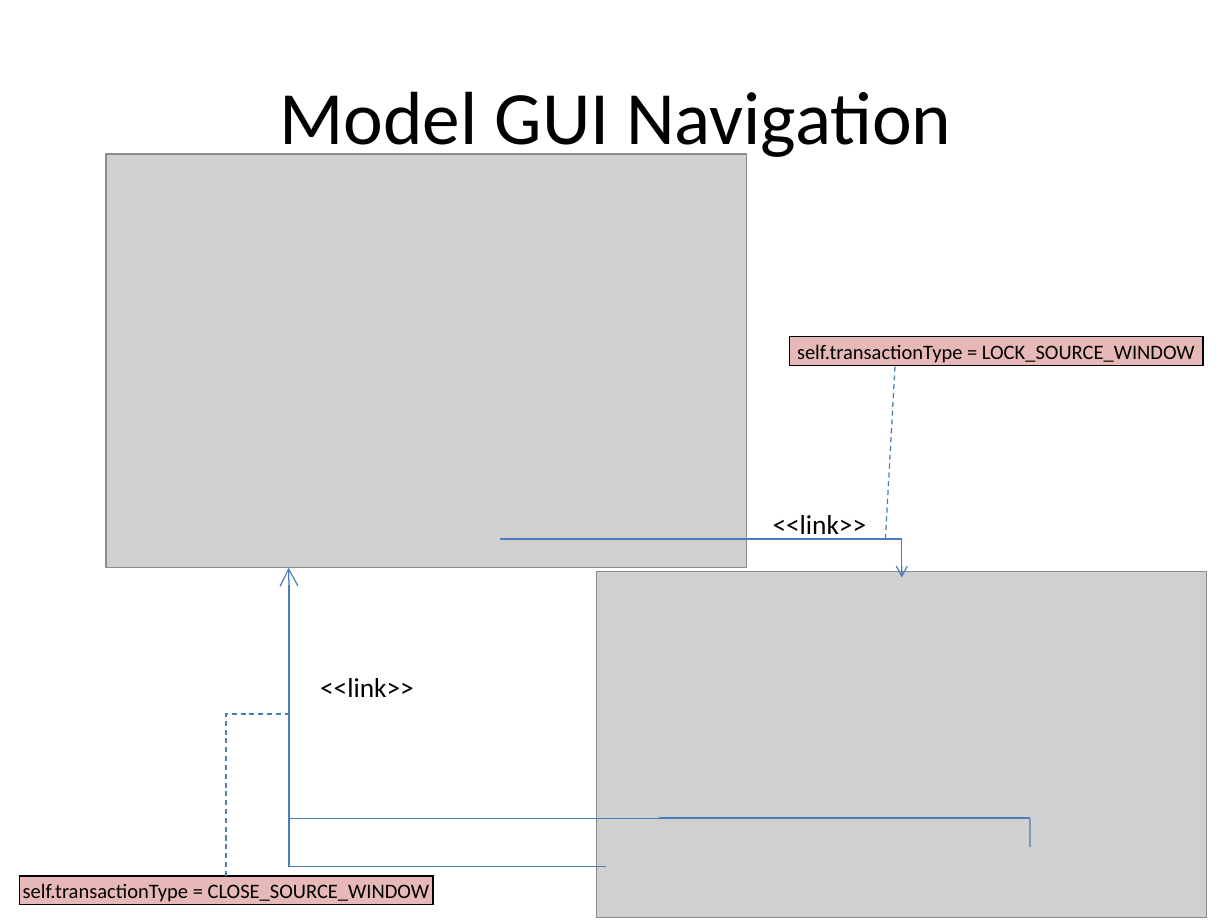
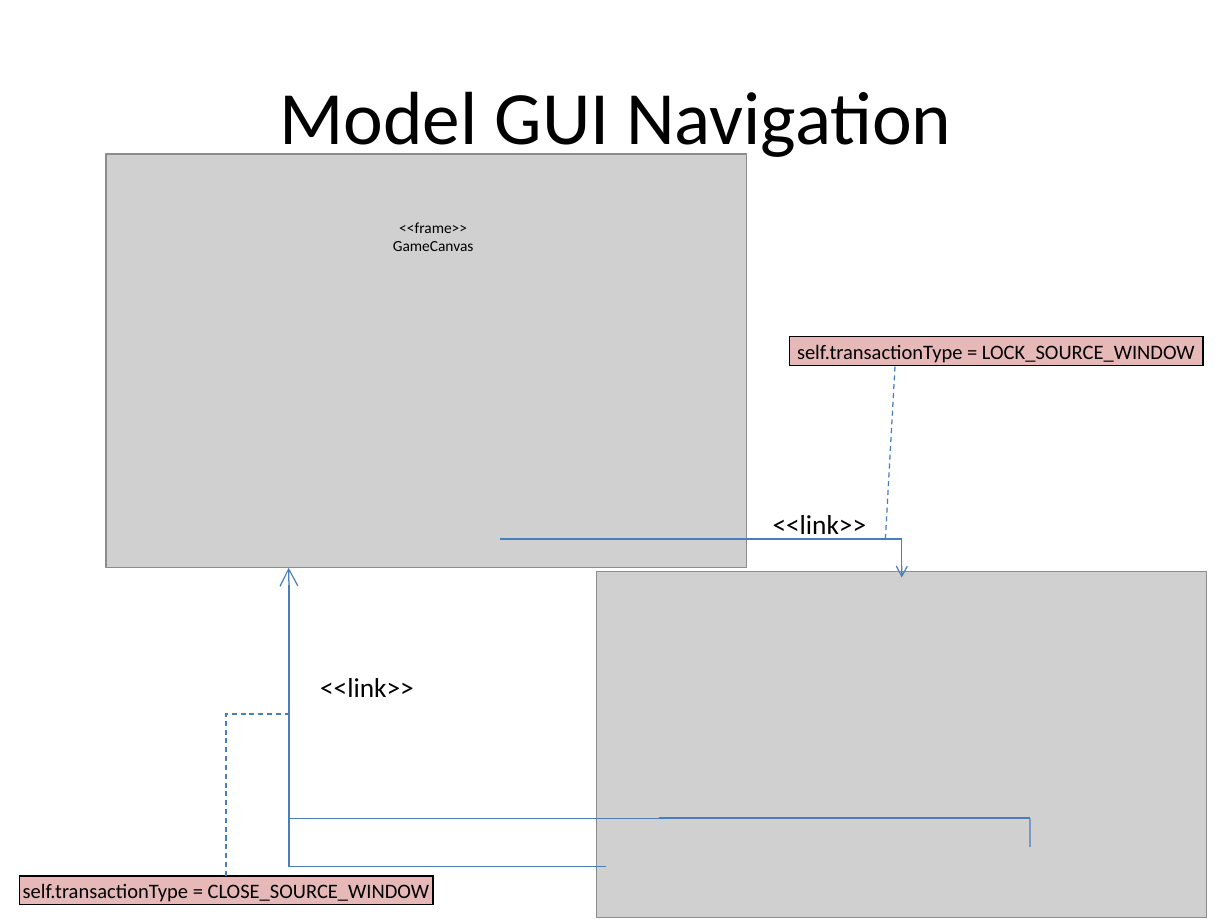
Before and after one commit to krishprince/rollerslam, a slide deck: slide 6 of docs/GUI/GUIModels.ppt. Drawn at 1232x924 pixels with LibreOffice and Linux fonts; fonts in the diff are those of the drawing; grey boxes stand for pictures. Boxes give left, top, right and bottom in pixels: in the first picture for what was removed or moved away, otherwise in the second. Text is boxed around its words. In the diff, an @@ line names an element or a change of style, - is before the commit and + after.

Commit message:
Log player GUI models.

```diff
--- a/docs/GUI/GUIModels.ppt
+++ b/docs/GUI/GUIModels.ppt
@@ text added at <box>393,222,474,251</box>, 9 pt, text #000000 @@
+<<frame>>
+GameCanvas
```
Also in this commit, not shown: 1 other slide changed, 11 slides added.
